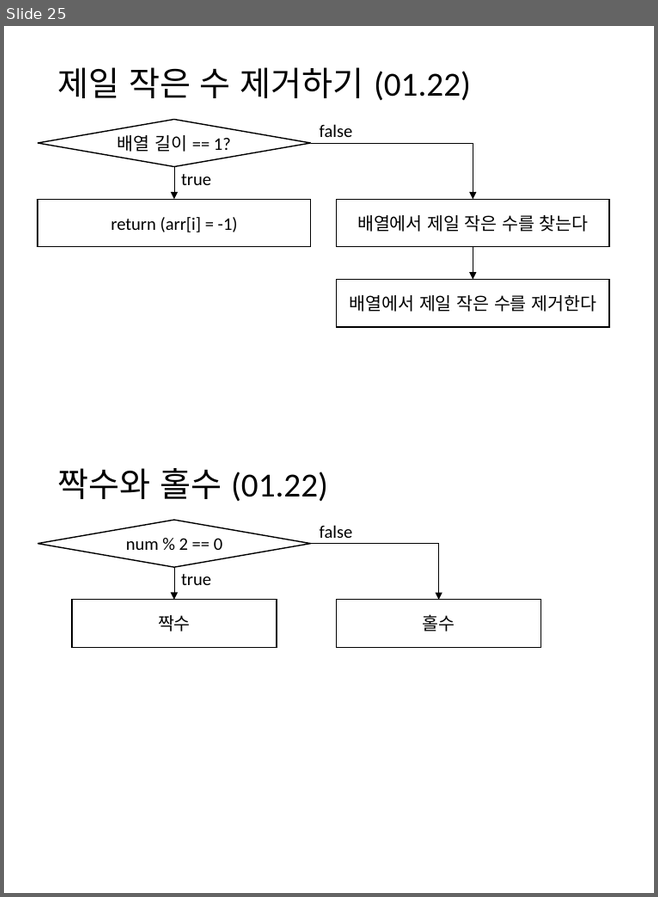
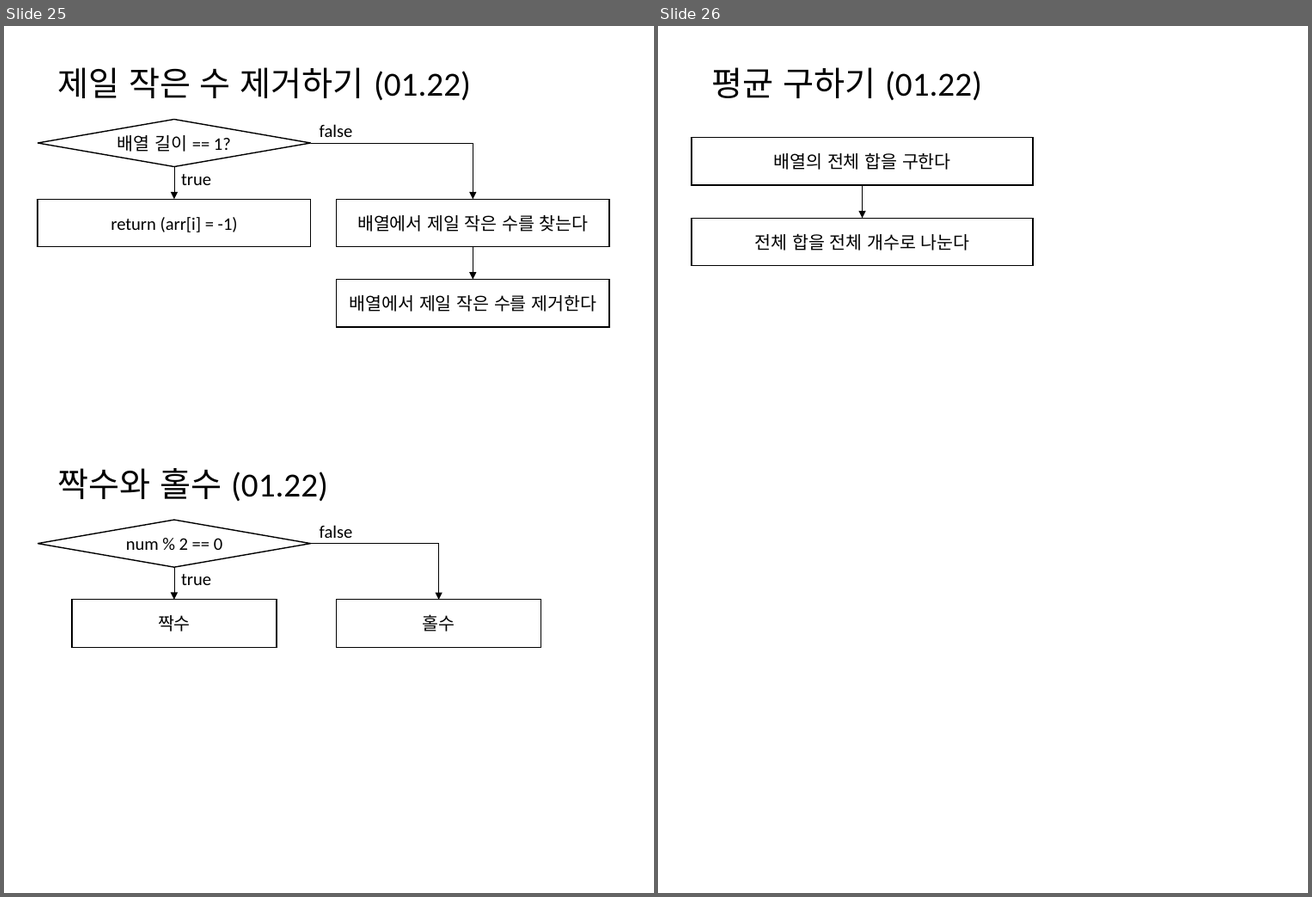
Before and after one commit to mornings9047/Algorithms_Programmers, a slide deck: 알고리즘_프로그래머스_Level01_순서도.pptx. Shown side by side, each under a label of ours: slide 25 before the commit, slides 25 and 26 after it. The pictures are 658x897 and 1312x897 pixels, drawn with LibreOffice and Linux fonts; fonts in the diff are those of the drawing. Boxes give left, top, right and bottom in pixels: in the first picture for what was removed or moved away, otherwise in the second. Text is boxed around its words. In the diff, an @@ line names an element or a change of style, - is before the commit and + after.

Commit message:
평균 구하기

```diff
--- a/알고리즘_프로그래머스_Level01_순서도.pptx
+++ b/알고리즘_프로그래머스_Level01_순서도.pptx
@@ slide 26 added at (658, 26, 1308, 893), background #FFFFFF @@
@@ title added at (711, 67, 982, 101), 28 pt, text #000000 @@
+평균 구하기 (01.22)
@@ rectangle added at (692, 138, 1033, 185), outline #000000 1 pt, 14.7 pt, text #000000 @@
+배열의 전체 합을 구한다
@@ arrow added from (863, 185) to (863, 219), #000000 0.5 pt @@
@@ rectangle added at (692, 219, 1033, 266), outline #000000 1 pt, 14.7 pt, text #000000 @@
+전체 합을 전체 개수로 나눈다
```
Also in this commit, not shown: 2 other files.
